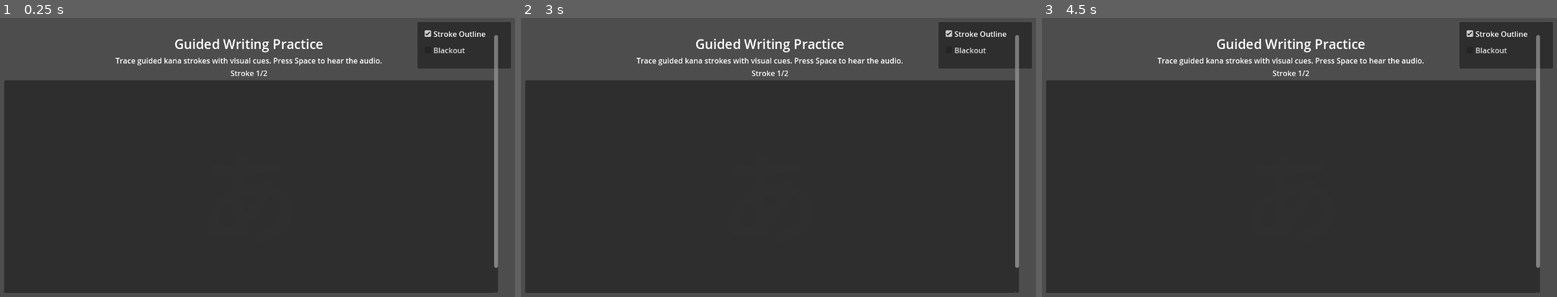
Above: before the commit, frames 1-3 (left to right).
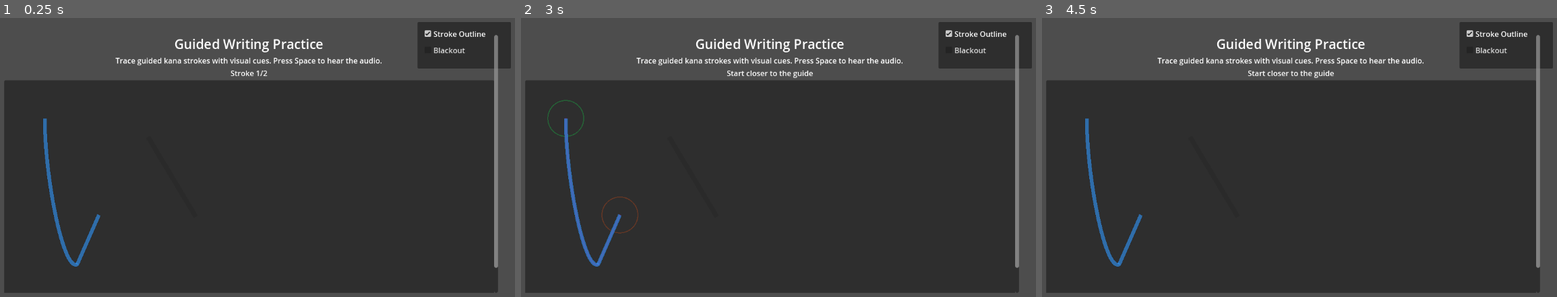
Above: after the commit, the same moments.

Repository: Salty-Scorpon/KanaLoop
Game: Godot game, scene res://KanaLoop/guided_writing.tscn
Two runs of this game, one before a commit and one after it. Both use one fixed random seed, a clock stepped at 60 frames per second and the inputs below. This scene is started directly instead of the project's main scene.
Inputs (mouse positions are in pixels of both pictures, inside the frame that each line leads up to):
- Up to frame 1 (0.25 s): no input
- Up to frame 2 (3 s): click "Stroke Outline" at 0.5 s; click "Blackout" at 1.25 s; click "Back to Main Menu" at 2 s; tap Space at 2.75 s; move the mouse to (891, 149) at 2.77 s; hold D from 2.78 s (still down); click (891, 149) at 2.92 s
- Up to frame 3 (4.5 s): tap Space at 3.02, 3.5, 4.25 s; release D at 3.5 s; drag from (1186, 179) to (1268, 224) at 3.52 s; move the mouse to (1345, 96) at 4.27 s; hold D from 4.28 s (still down)

The runs differ from the first frame. In frame 1, 0.6% of the frame differs, in the area x 8-20%, y 35-90%; in frame 2, 0.9%, in the area x 5-57%, y 18-90%; in frame 3, 0.8%.
Error before the commit: Parse Error: Cannot infer the type of "local_start" variable because the value doesn't have a set type. (res://KanaLoop/guided_writing.gd:426)

Commit message:
Fix debug overlay canvas transform

Diff:
--- a/kana-loop/KanaLoop/guided_writing.gd
+++ b/kana-loop/KanaLoop/guided_writing.gd
@@ -422,21 +422,22 @@
 	var start_gate_radius: float = runtime.get("start_gate_radius", 0.0)
 	var end_gate_radius: float = runtime.get("end_gate_radius", 0.0)
 	var path_samples: PackedVector2Array = runtime.get("path_samples", PackedVector2Array())
-	var inverse_global := get_global_transform().affine_inverse()
-	var local_start := inverse_global * drawing_canvas.to_global(start_point)
-	var local_end := inverse_global * drawing_canvas.to_global(end_point)
+	var inverse_global: Transform2D = get_global_transform().affine_inverse()
+	var canvas_global: Transform2D = drawing_canvas.get_global_transform()
+	var local_start: Vector2 = inverse_global * (canvas_global * start_point)
+	var local_end: Vector2 = inverse_global * (canvas_global * end_point)
 	draw_arc(local_start, start_gate_radius, 0.0, TAU, 64, DEBUG_START_COLOR, DEBUG_CIRCLE_WIDTH)
 	draw_arc(local_end, end_gate_radius, 0.0, TAU, 64, DEBUG_END_COLOR, DEBUG_CIRCLE_WIDTH)
 	if path_samples.size() > 1:
 		var transformed_samples := PackedVector2Array()
 		transformed_samples.resize(path_samples.size())
 		for index in range(path_samples.size()):
-			transformed_samples[index] = inverse_global * drawing_canvas.to_global(path_samples[index])
+			transformed_samples[index] = inverse_global * (canvas_global * path_samples[index])
 		draw_polyline(transformed_samples, DEBUG_PATH_COLOR, DEBUG_PATH_WIDTH, true)
 	if debug_last_t_visible:
 		var font := get_theme_default_font()
 		var font_size := get_theme_default_font_size()
-		var label_position := inverse_global * drawing_canvas.to_global(debug_last_t_position) + Vector2(8, -8)
+		var label_position: Vector2 = inverse_global * (canvas_global * debug_last_t_position) + Vector2(8, -8)
 		draw_string(font, label_position, "t=%.2f" % debug_last_t_label, HORIZONTAL_ALIGNMENT_LEFT, -1, font_size, DEBUG_LABEL_COLOR)
 
 func _on_stroke_outline_toggled(enabled: bool) -> void:
